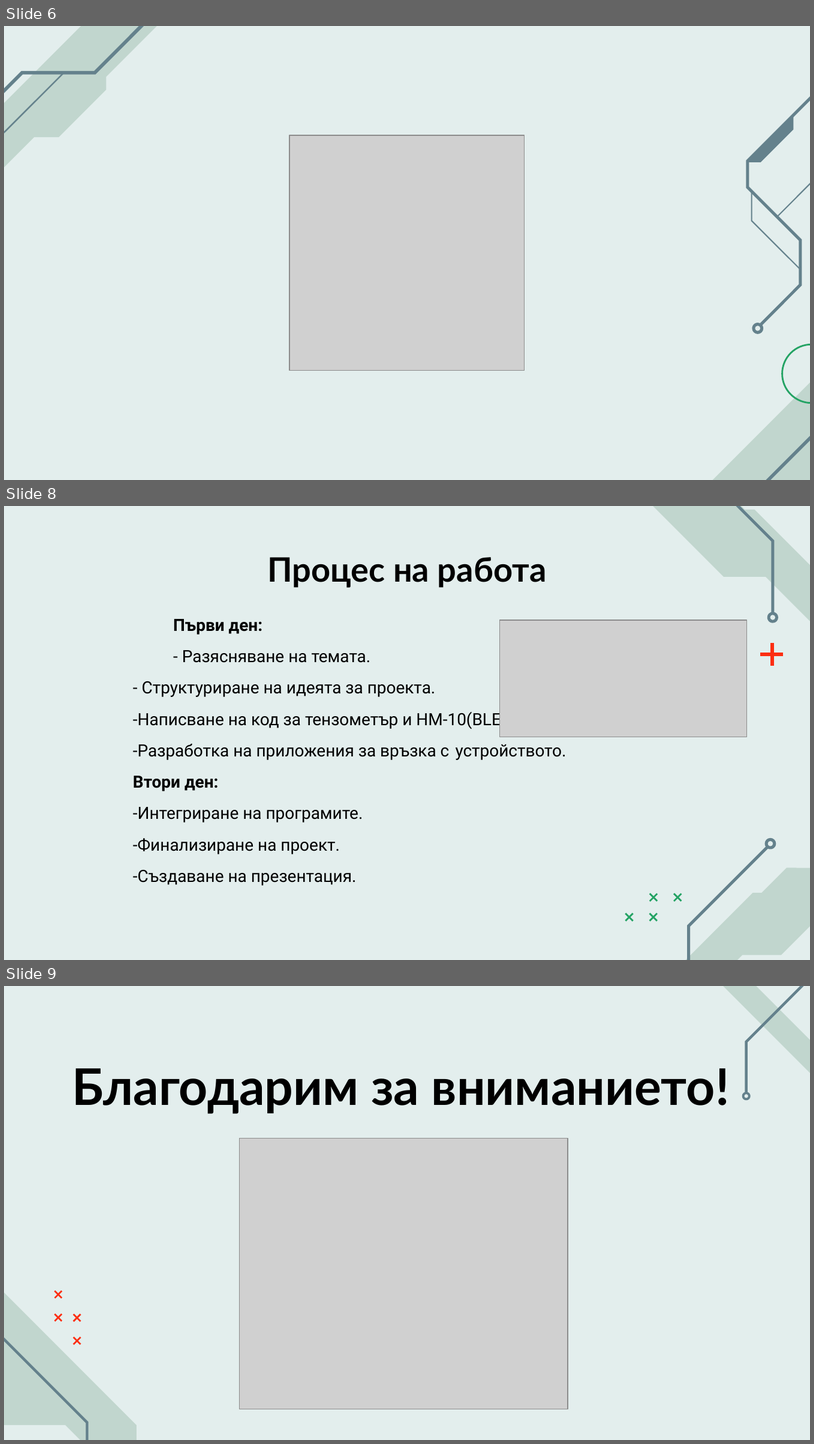
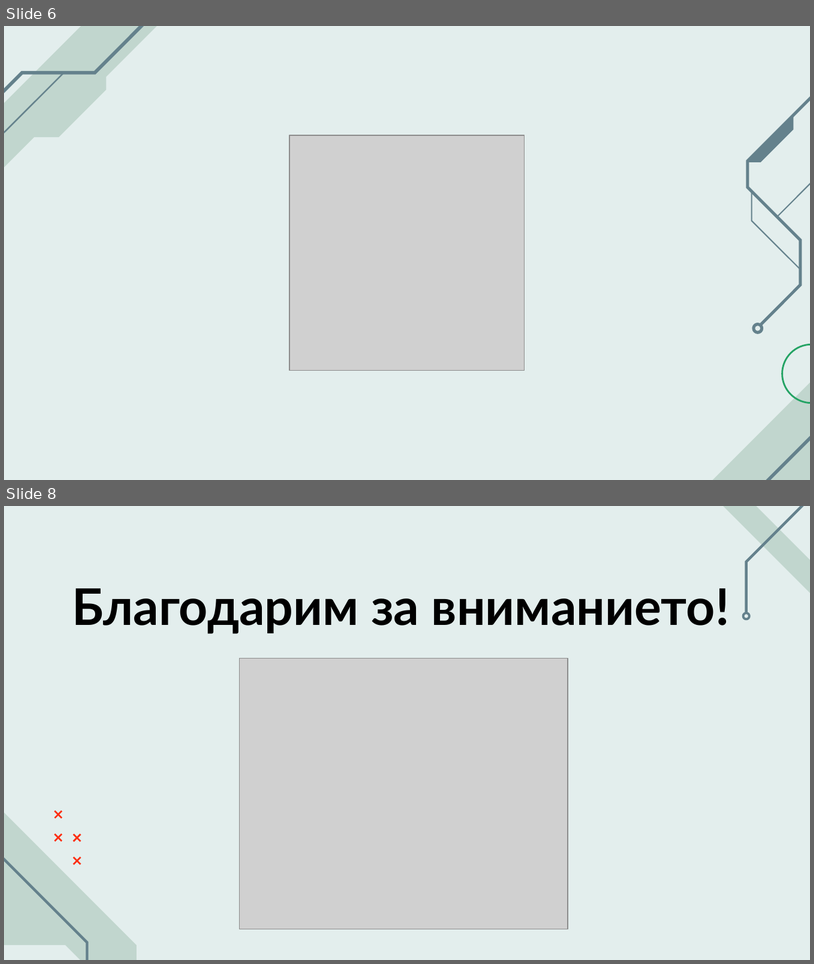
Before and after one commit to DunevTsvetomir/HACKTUES11, a slide deck: Smart Mat.pptx. Shown one above the other, each under a label of ours: slides 6, 8 and 9 before the commit, slides 6 and 8 after it; the slides between them are not shown. The pictures are 814x1444 and 814x964 pixels, drawn with LibreOffice and Linux fonts; fonts in the diff are those of the drawing; grey boxes stand for pictures. Boxes give left, top, right and bottom in pixels: in the first picture for what was removed or moved away, otherwise in the second. Text is boxed around its words. In the diff, an @@ line names an element or a change of style, - is before the commit and + after.

```diff
--- a/Smart Mat.pptx
+++ b/Smart Mat.pptx
@@ slide 8 removed at box(4, 506, 810, 960), background #E3EEED @@
@@ title removed at box(267, 557, 546, 588) @@
-Процес на работа
@@ text removed at box(133, 619, 567, 885) @@
-Първи ден:
-- Разясняване на темата.
-- Структуриране на идеята за проекта.
--Написване на код за тензометър и HM-10(BLE).
--Разработка на приложения за връзка с устройството.
-Втори ден:
--Интегриране на програмите.
--Финализиране на проект.
--Създаване на презентация.
@@ picture removed at box(500, 620, 747, 736) @@
@@ group removed at box(519, 506, 810, 666): 5 freeform shapes @@
@@ group removed at box(440, 838, 810, 960): 11 freeform shapes @@
@@ what was slide 9 is now slide 8 @@
```
Also in this commit, not shown: 1 slide changed.
